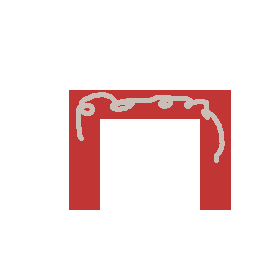
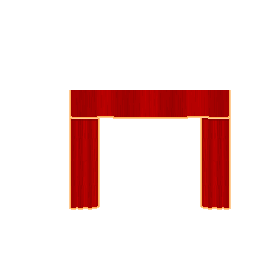
Before/after of a 256×256 layered artwork. What changed in the layer stack:
removed group "Theater" (7 layers) over <box>69,90,231,210</box>
removed layer "Curtain" from group "Theater" over <box>69,90,231,210</box>
added layer "Layer 2" above "Layer 1" over <box>69,90,231,210</box>
added layer "Layer 1" above "Background" over <box>69,90,231,210</box>
